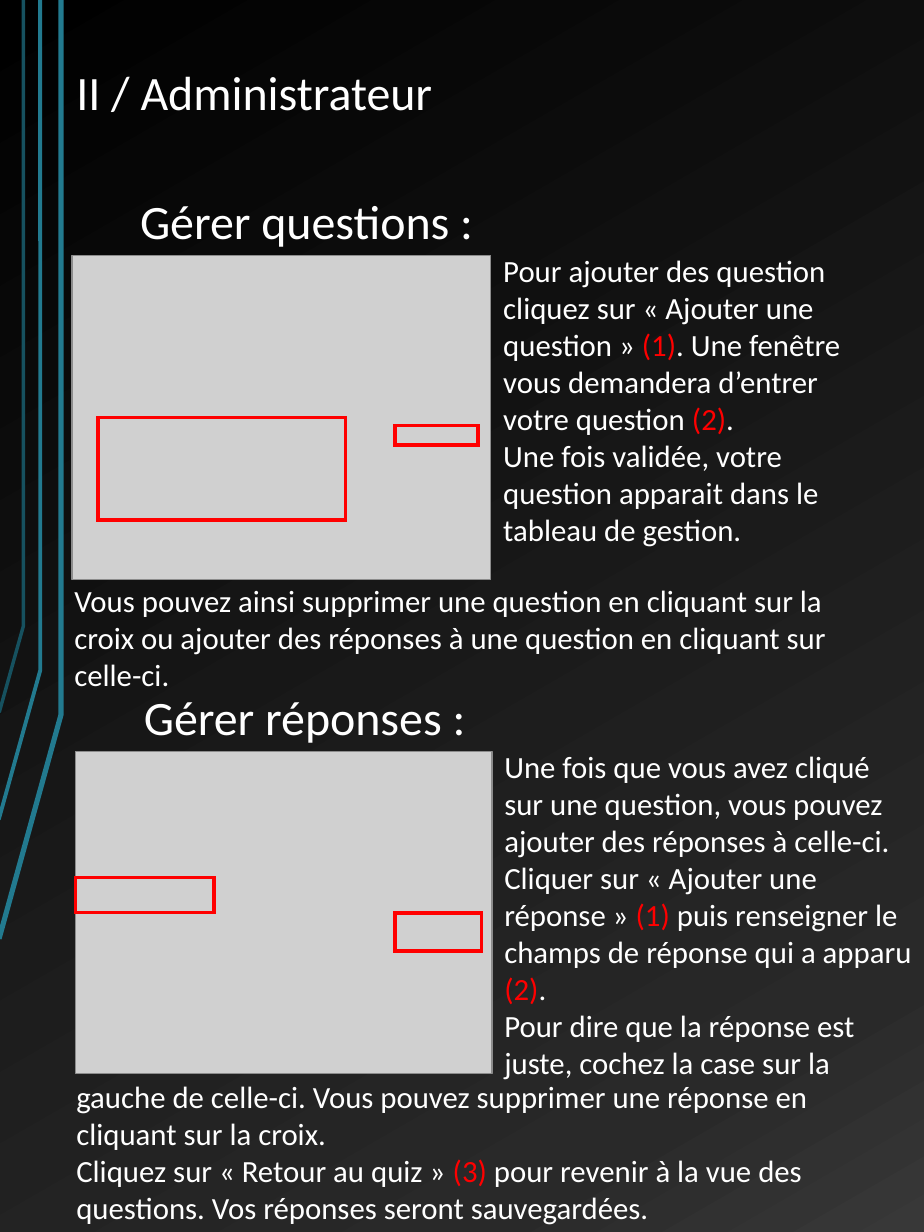
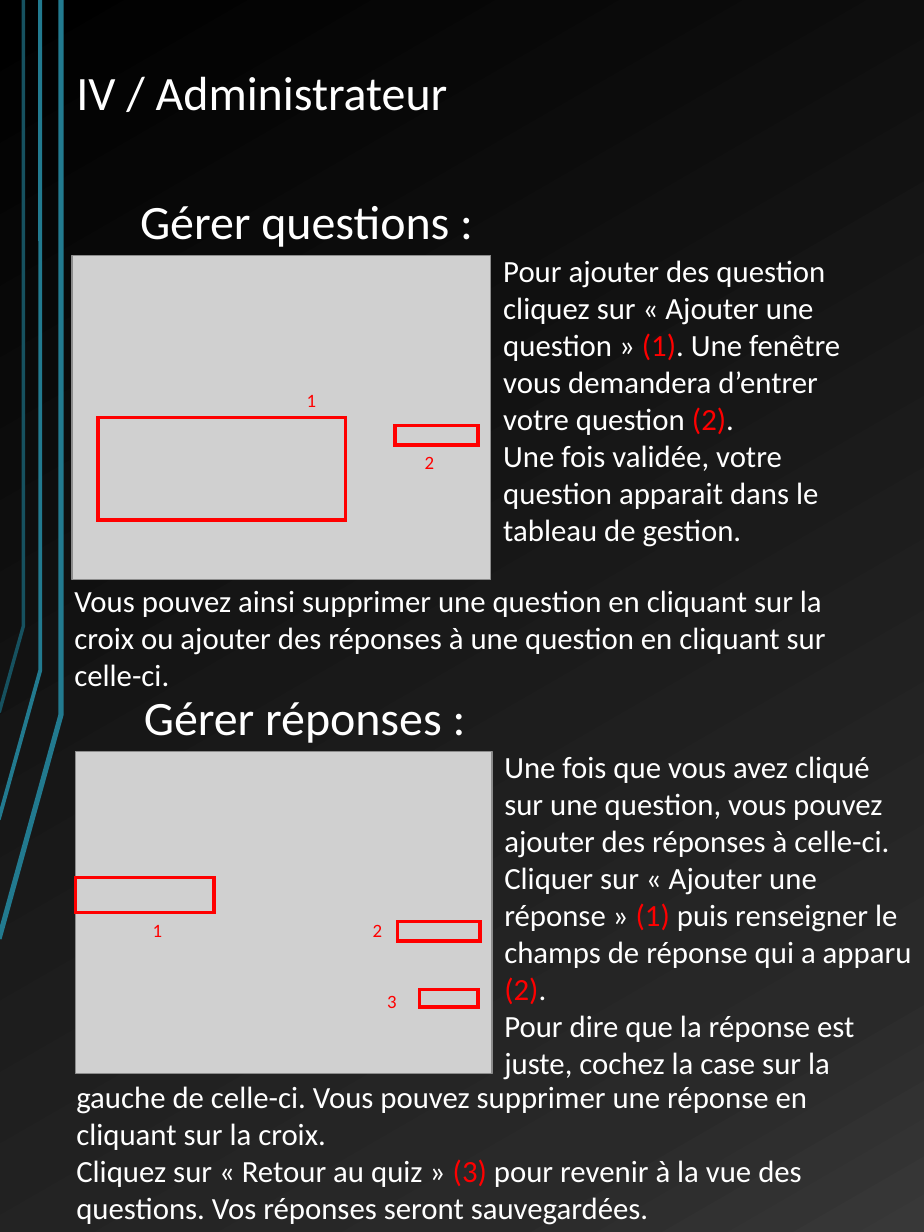
Before and after one commit to LordAlbas/warquiz, a slide deck: slide 9 of Docs/manuel utilisateur WQ.pptx (slide 8 before the commit). Drawn at 924x1232 pixels with LibreOffice and Linux fonts; fonts in the diff are those of the drawing; grey boxes stand for pictures. Boxes give left, top, right and bottom in pixels: in the first picture for what was removed or moved away, otherwise in the second. Text is boxed around its words. In the diff, an @@ line names an element or a change of style, - is before the commit and + after.

```diff
--- a/Docs/manuel utilisateur WQ.pptx
+++ b/Docs/manuel utilisateur WQ.pptx
@@ text at (76,76,448,111): text changed @@
-II / Administrateur
+IV / Administrateur
@@ text added at (307,395,317,407), 11 pt, text #FF0000 @@
+1
@@ text added at (425,457,435,469), 11 pt, text #FF0000 @@
+2
@@ text added at (153,925,163,937), 11 pt, text #FF0000 @@
+1
@@ text added at (373,925,383,937), 11 pt, text #FF0000 @@
+2
@@ rectangle: place and size @@
-rectangle at (395,913,482,951)
+rectangle at (398,922,480,941)
@@ rectangle added at (420,989,478,1007), outline #FF0000 2 pt @@
@@ text added at (387,996,397,1008), 11 pt, text #FF0000 @@
+3
```
Also in this commit, not shown: 5 other slides changed, 1 slide added.
